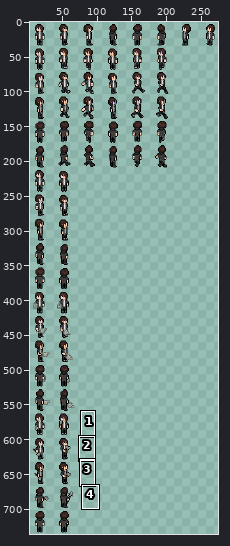
Two versions of one sprite sheet, resources/img/characters/MCanimate.png. Above, an overview of the earlier version with the close-up marked.
Close-up. Before the commit:
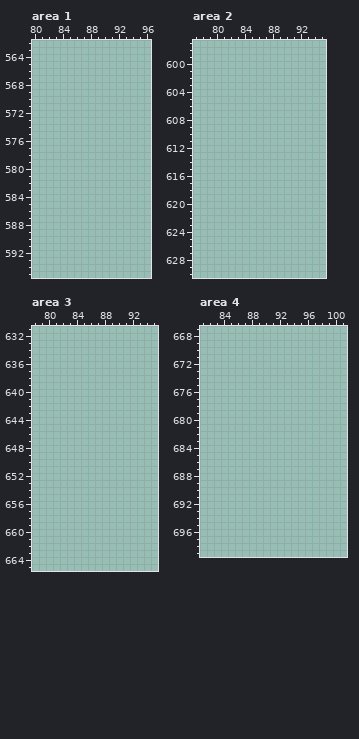
The file is 281x736 pixels. Colours within 5 levels of each other are drawn and written as one. Shown: area 1: x 80..96, y 562..595; area 2: x 77..95, y 597..630; area 3: x 78..95, y 631..665; area 4: x 81..101, y 667..699. The wide view leaves out empty margins. The commit also changed other parts of the picture, which this record leaves out.
After:
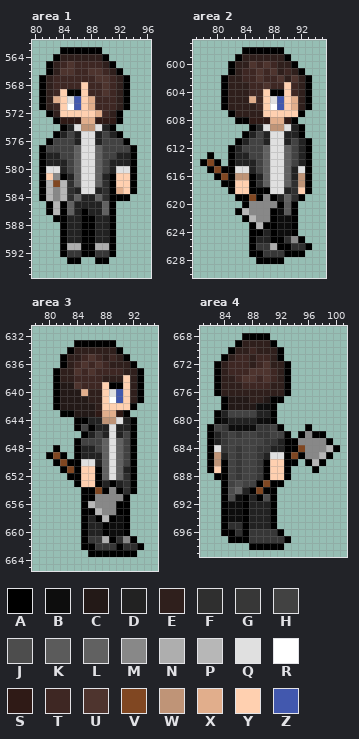
Palette (. is transparent): A #000000  B #0d0d0d  C #231917  D #222222  E #2f1f1c  F #2f2f2f  G #373737  H #424242  J #4d4d4d  K #5b5b5b  L #616161  M #888888  N #aeaeae  P #b7b7b7  Q #e0e0e0  R #ffffff  S #2f1a16  T #3e2723  U #4e342e  V #804722  W #bf9477  X #e1ae8c  Y #ffd0b0  Z #4258ae
Edits made:
--- area 1
@@ x 80..96 @@
 562 .................
-563 .................
-564 .................
-565 .................
-566 .................
-567 .................
-568 .................
-569 .................
-570 .................
-571 .................
-572 .................
-573 .................
-574 .................
-575 .................
-576 .................
-577 .................
-578 .................
-579 .................
-580 .................
-581 .................
-582 .................
-583 .................
-584 .................
-585 .................
-586 .................
-587 .................
-588 .................
-589 .................
-590 .................
-591 .................
-592 .................
-593 .................
+563 ....AAAAAA.......
+564 ...AEEEEEEA......
+565 ..AETUTTTTEA.....
+566 ..AEUUTTUUTEA....
+567 .AETTTTTTUUTEA...
+568 .AETTTTYTTUTEA...
+569 .AETYAAYTTUTEA...
+570 .AEXYQZYXTTTEA...
+571 .AETYRZYXTTTEA...
+572 ..AEYYYYYXTEA....
+573 ...ASSSXXSSSA....
+574 ....ADQWWQDA.....
+575 ...ADHDQQDHDA....
+576 ..AHHHDQQDHHHA...
+577 .AHHHHLQQLHHHHA..
+578 .ADDHHLQQLHHDDA..
+579 .ADDDHLQQLHDDDA..
+580 .AQQDHLQQLHDQQA..
+581 .AYMADLQQLDAYYA..
+582 .APVPFLQQLFAYYA..
+583 .APMPFDQQDFAXYA..
+584 .APMPFLDDLFAAA...
+585 ..APALDDDDLA.....
+586 ..APALDADDLA.....
+587 ...AADDAADDA.....
+588 ....ADDAADDA.....
+589 ....ADDAADDA.....
+590 ....ADDAADDA.....
+591 ....ANNAANNA.....
+592 ....AGGAAGGA.....
+593 .....AA..AA......
 594 .................
--- area 2
@@ x 77..95 @@
 597 ...................
-598 ...................
-599 ...................
-600 ...................
-601 ...................
-602 ...................
-603 ...................
-604 ...................
-605 ...................
-606 ...................
-607 ...................
-608 ...................
-609 ...................
-610 ...................
-611 ...................
-612 ...................
-613 ...................
-614 ...................
-615 ...................
-616 ...................
-617 ...................
-618 ...................
-619 ...................
-620 ...................
-621 ...................
-622 ...................
-623 ...................
-624 ...................
-625 ...................
-626 ...................
-627 ...................
-628 ...................
+598 .......AAAAAA......
+599 ......AEEEEEEA.....
+600 .....AEEUTUTEEA....
+601 .....AETTUTUETEA...
+602 ....AEETTUTTUEUEA..
+603 ....AEEETTUTTYTEA..
+604 ....AEEETTYAAYTEA..
+605 ....AEEEXTYQZYXEA..
+606 ....AEEEETYRZYXEA..
+607 .....AEEEEYYYYYA...
+608 ......AASSSXXSA....
+609 ........ADQWWQDA...
+610 .......ADHDQQDDA...
+611 ......ADHHDQQDHDA..
+612 .....ADHHHLQQLHDA..
+613 ..A..ADDHHLQQLHDA..
+614 .AVA.ADDDHLQQLHDA..
+615 ..AVAAQQDHLQQLDQA..
+616 ...AVAWWADLQQLDWA..
+617 ....AAYYAFLQQLFWA..
+618 .....AYYAAAQQDFYA..
+619 ......AAVAMADLFA...
+620 .......AMMMMAKA....
+621 ......APMMMABKA....
+622 .......APMMABBA....
+623 ........APAABBA....
+624 ........AADABBA....
+625 ........ADDAAFMA...
+626 ........AGGNAAFFA..
+627 ........AAGGGAAA...
+628 .........AAAA......
 629 ...................
--- area 3
@@ x 78..95 @@
 632 ..................
-633 ..................
-634 ..................
-635 ..................
-636 ..................
-637 ..................
-638 ..................
-639 ..................
-640 ..................
-641 ..................
-642 ..................
-643 ..................
-644 ..................
-645 ..................
-646 ..................
-647 ..................
-648 ..................
-649 ..................
-650 ..................
-651 ..................
-652 ..................
-653 ..................
-654 ..................
-655 ..................
-656 ..................
-657 ..................
-658 ..................
-659 ..................
-660 ..................
-661 ..................
-662 ..................
-663 ..................
+633 ......AAAAAA......
+634 .....AEEEEEEA.....
+635 ....AEETUTETEA....
+636 ....AETUTUTEEEA...
+637 ...AEEUTUTTTTEEA..
+638 ...AEETTTTEEEYEA..
+639 ...ACCUTTTYAAYEA..
+640 ...ACCCXEEYQZYEA..
+641 ...ACCCCEEYRZYEA..
+642 ...ACCCCCEYYYYA...
+643 ....AACCCSXXSA....
+644 ......AADDWWQDA...
+645 ......AHADDQDDA...
+646 .......ADHDQDHA...
+647 ......AHHHLQLHA...
+648 ...A..ADDHLQLHA...
+649 ..AVA.ADDDLQLHA...
+650 ...AVAAQQDLQLHA...
+651 ....AVAYYALQLDA...
+652 .....AAYYALQLFA...
+653 ......AYYADADFA...
+654 .......AAVAMAFA...
+655 .......AAMMMMA....
+656 .......APMMMAA....
+657 .......AAPMMAA....
+658 .......ADAPABA....
+659 .......ADDABBA....
+660 .......ADDABBA....
+661 .......AGGNAFMA...
+662 .......AAGGGAFFA..
+663 ........AAAAAAA...
 664 ..................
--- area 4
@@ x 81..101 @@
 667 .....................
-668 .....................
-669 .....................
-670 .....................
-671 .....................
-672 .....................
-673 .....................
-674 .....................
-675 .....................
-676 .....................
-677 .....................
-678 .....................
-679 .....................
-680 .....................
-681 .....................
-682 .....................
-683 .....................
-684 .....................
-685 .....................
-686 .....................
-687 .....................
-688 .....................
-689 .....................
-690 .....................
-691 .....................
-692 .....................
-693 .....................
-694 .....................
-695 .....................
-696 .....................
-697 .....................
-698 .....................
+668 ......AAAA...........
+669 .....AEEEEA..........
+670 ....AEETEEEA.........
+671 ...AETTETTEA.........
+672 ..AETTTETUEEA........
+673 ..AETTTUUUTEA........
+674 ..AEETUUTUTEA........
+675 ..AEEETTTTEEA........
+676 ..AEEEEEEEEEA........
+677 ...ACCCEECAA.........
+678 ...ACCCCBBA..........
+679 ..ADHHHHDDA..........
+680 ..ABDDDDBBA..........
+681 .AHGBBBBGGHA...A.....
+682 .ADGHGHHGGHHA.AMAA...
+683 .ADGHHHHHGGDAAMMMMA..
+684 .AQGHGHHGGDDAAVMMMPA.
+685 .AWDHGHHGDQQAVAMMPA..
+686 .AWAHGHHGAYYAA.APA...
+687 .AYAHGHHGAYYA...A....
+688 ..AAHGHHGAYYA........
+689 ...AHJHHAVAA.........
+690 ...AJLDAVAA..........
+691 ...AJBADAJA..........
+692 ...ABBADDDA..........
+693 ...ABBADDDA..........
+694 ...ABBADDDA..........
+695 ...AFFADDDA..........
+696 ...AAFAGGGGA.........
+697 ....AAAGGGGGA........
+698 .......AAAAA.........
 699 .....................
